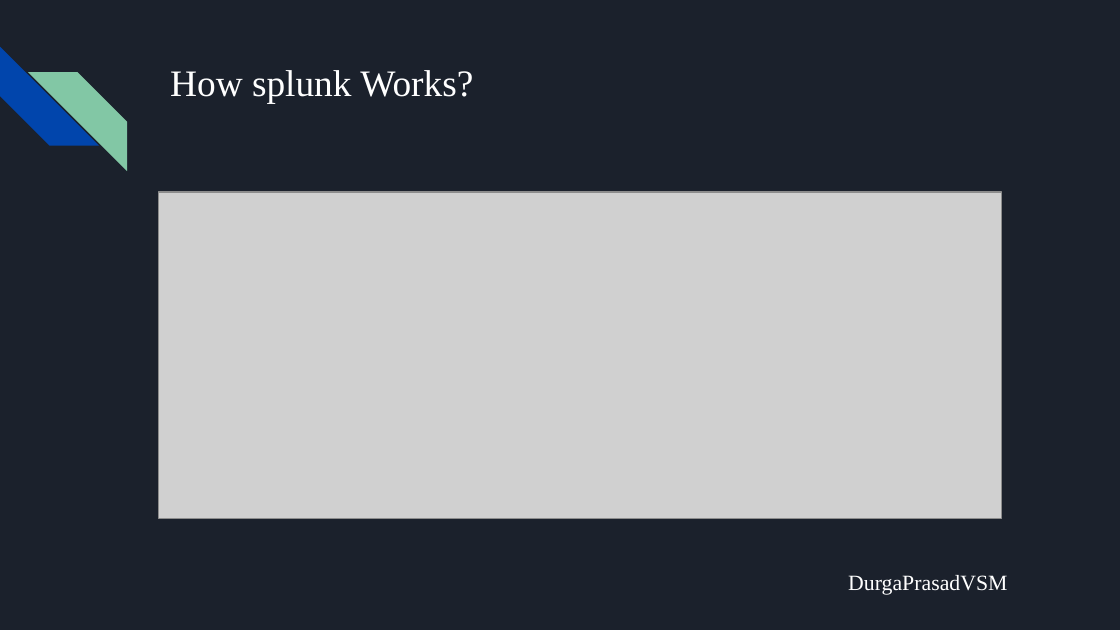
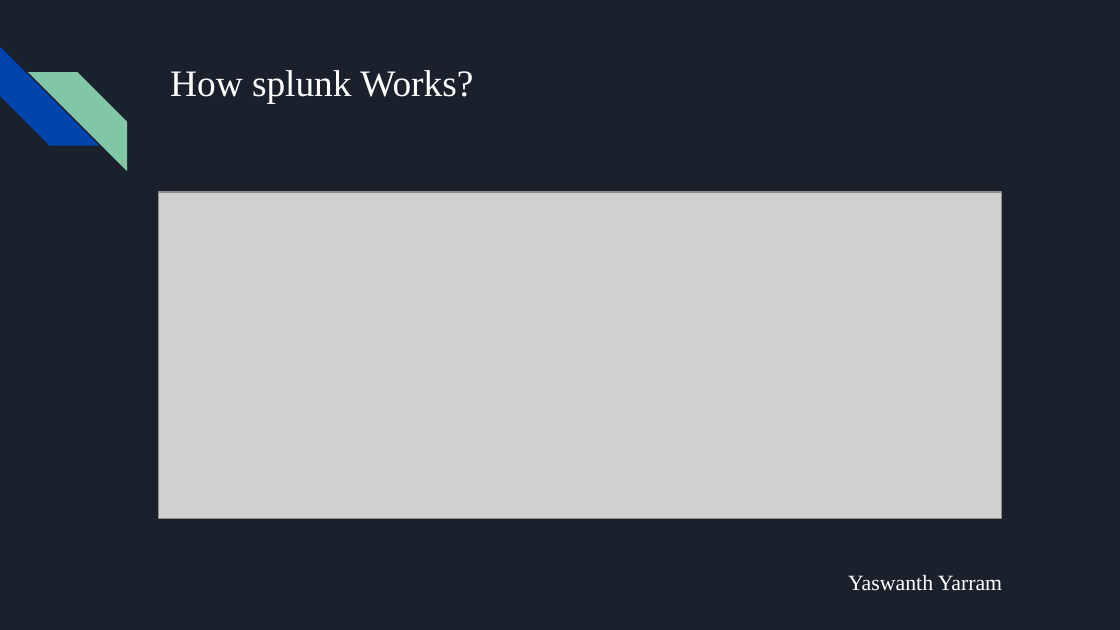
Before and after one commit to VSMDURGAPRASAD/splunk-project, a slide deck: slide 6 of docs/Splunk.pptx (slide 10 before the commit). Drawn at 1120x630 pixels with LibreOffice and Linux fonts; fonts in the diff are those of the drawing; grey boxes stand for pictures. Boxes give left, top, right and bottom in pixels: in the first picture for what was removed or moved away, otherwise in the second. Text is boxed around its words. In the diff, an @@ line names an element or a change of style, - is before the commit and + after.

```diff
--- a/docs/Splunk.pptx
+++ b/docs/Splunk.pptx
@@ text at [848,575,1002,591]: text changed @@
-DurgaPrasadVSM
+Yaswanth Yarram
```
Also in this commit, not shown: 4 other slides changed.
